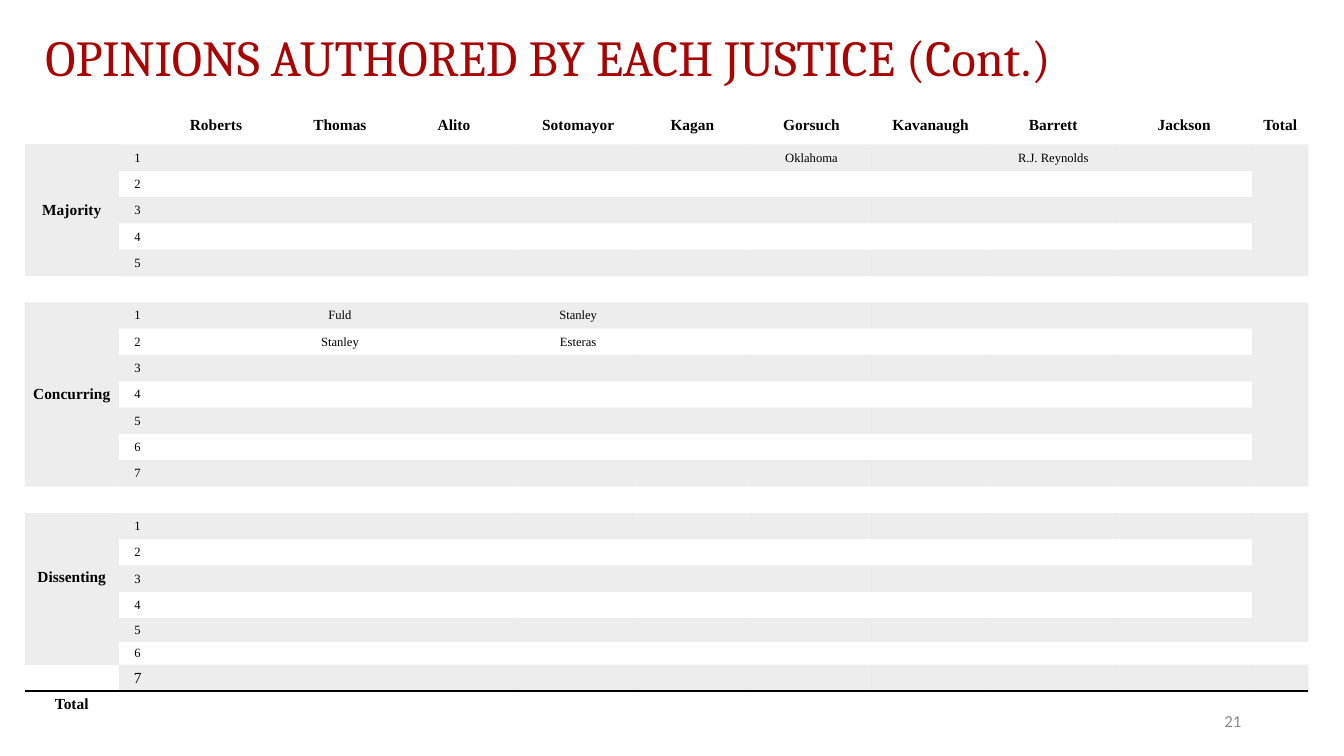
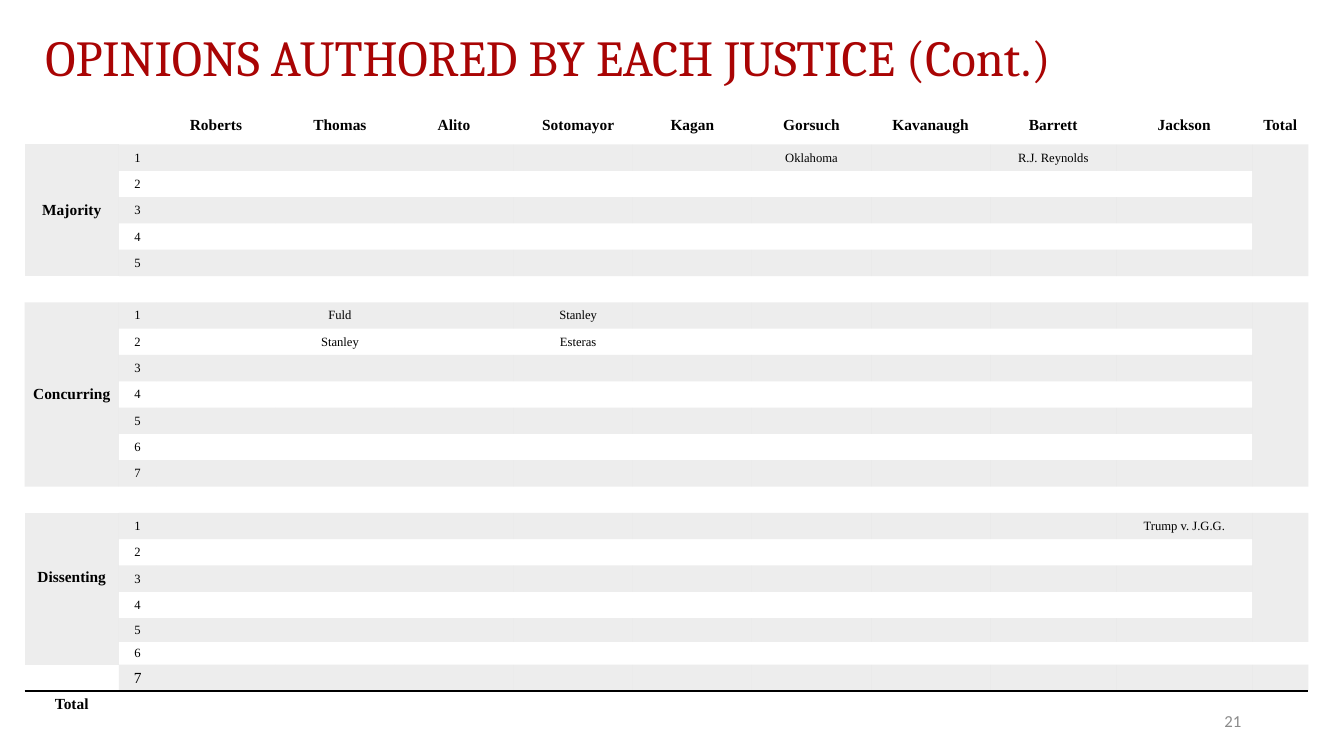
Before and after one commit to JakeTruscott/scotuswatch, a slide deck: slide 21 of Stat Reviews/OT24_StatReview/compilation/SCOTUSBlog/statpack_OT24.pptx. Drawn at 1344x756 pixels with LibreOffice and Linux fonts; fonts in the diff are those of the drawing. Boxes give left, top, right and bottom in pixels: in the first picture for what was removed or moved away, otherwise in the second. Text is boxed around its words. In the diff, an @@ line names an element or a change of style, - is before the commit and + after.

```diff
--- a/Stat Reviews/OT24_StatReview/compilation/SCOTUSBlog/statpack_OT24.pptx
+++ b/Stat Reviews/OT24_StatReview/compilation/SCOTUSBlog/statpack_OT24.pptx
@@ table at <box>25,106,1308,717</box> @@
-row 16, column 11: 
+row 16, column 11: Trump v. J.G.G.
```
Also in this commit, not shown: 5 other slides changed, 19 other files.
